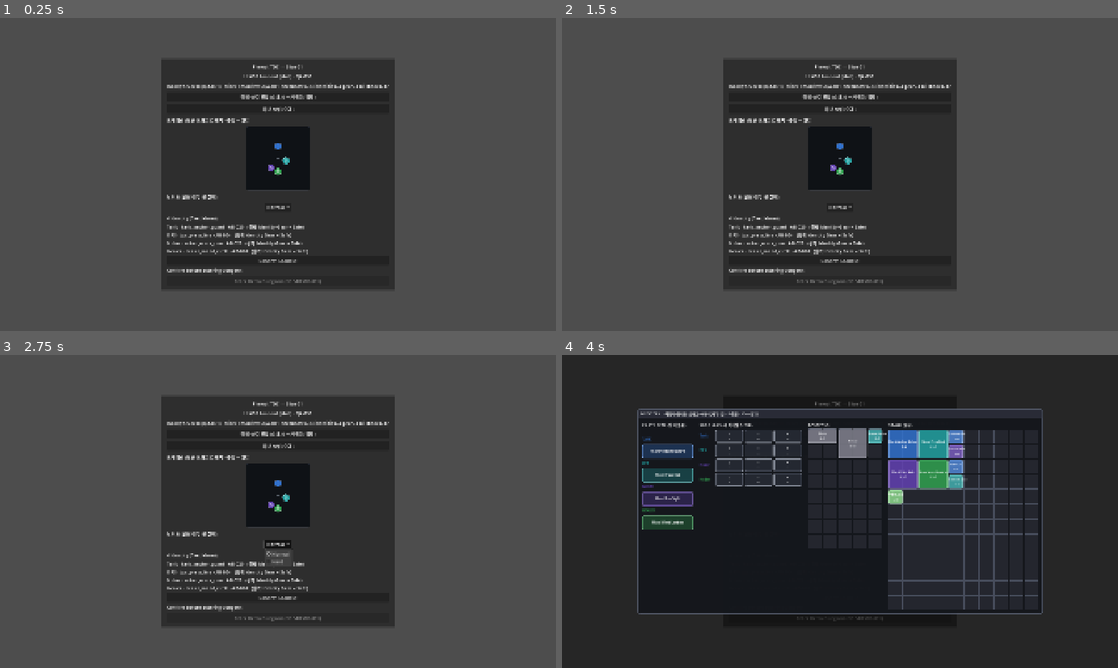
Above: before the commit, frames 1-4 (two rows, left to right).
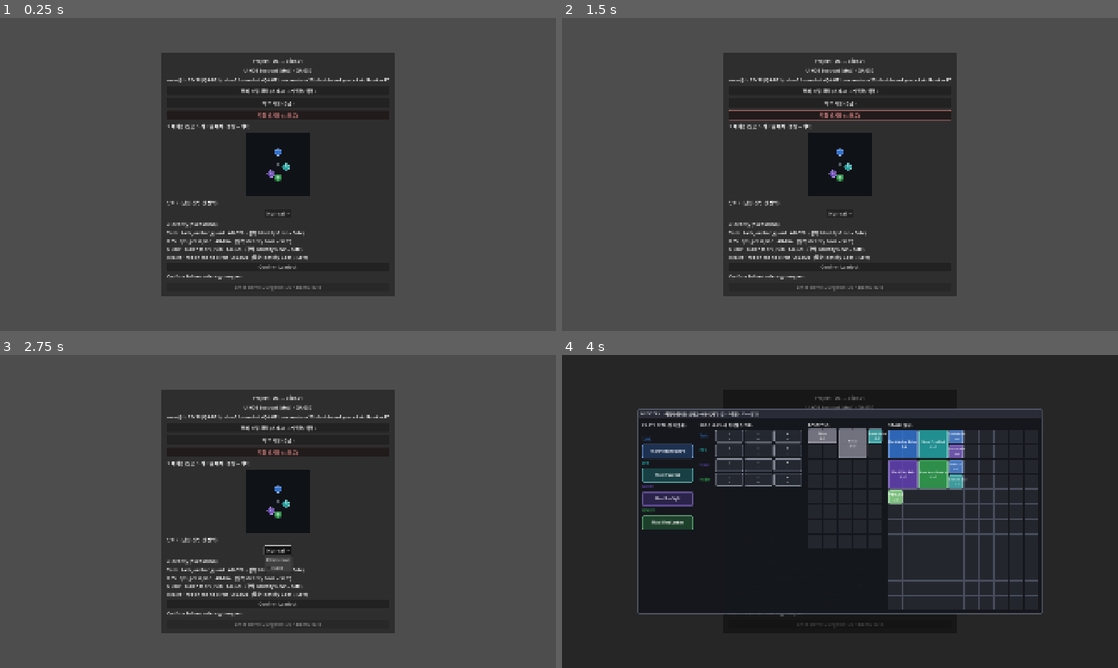
Above: after the commit, the same moments.

Repository: haepari1019/project_tdc_game
Game: Godot game, scene res://scenes/main.tscn
Same seed, same stepped clock (60 frames per second), same inputs: the game is played once before the commit and once after it.
Inputs (mouse positions are in pixels of both pictures, inside the frame that each line leads up to):
- Up to frame 1 (0.25 s): no input
- Up to frame 2 (1.5 s): click (840, 115) at 0.5 s, where only the run after the commit has a clickable "저장 초기화 (시드로)"; click (817, 187) at 1.25 s, where only the run after the commit has a clickable "취소"
- Up to frame 3 (2.75 s): click "Normal" at 2 s
- Up to frame 4 (4 s): click "Normal" at 2.75 s; click "장비·스킬 편집 (스태시 → 캐릭터/백팩)" at 3.5 s

The runs differ from the first frame. In frame 1, 5.9% of the frame differs, in the area x 29-71%, y 11-89%; in frame 2, 6.2%; in frame 3, 6.0%; in frame 4, 0.2%.

Commit message:
feat: 허브 저장 초기화 버튼 (스태시·백팩·허브메타 → 데모 시드)
테스트/디버그용 "저장 초기화 (시드로)" 버튼 — 확인 다이얼로그로 보호(파괴적). 오토로드가
인메모리 캐시라 파일 삭제만으론 부족 → 각 도메인 시드 리셋 + 허브 씬 리로드.
- SaveProfile.wipe(): save.json 삭제 + _data 클리어.
- Stash/Backpack/HubProfile.reset_to_seed(): 필드 초기화 + 시드 재생성 + 재저장.
- main: 버튼(빨간 modulate 경고) + ConfirmationDialog + _reset_save(wipe→reset×3→reload_current_scene).
라운드트립 검증: 리셋 후 stash=시드4·backpack.loose=4·armory tier0, save.json 전 섹션 재생성.
ci_smoke PASS.

Co-Authored-By: Claude Opus 4.8 <noreply@anthropic.com>

Diff:
--- a/scripts/autoload/backpack.gd
+++ b/scripts/autoload/backpack.gd
@@ -46,6 +46,15 @@
 		{"id": "con_revive_scroll", "kind": "consumable", "consumable_id": "con_revive_scroll", "count": 3, "w": 1, "h": 1},
 	]
 	equipped = {}
+
+
+## 테스트/디버그 — 캐리(낱개 + 장착)를 데모 시드로 초기화.
+func reset_to_seed() -> void:
+	loose = []
+	equipped = {}
+	_seeded = false
+	_seed()
+	save()
 
 
 # --- loose carry API ---------------------------------------------------------
--- a/scripts/autoload/hub_profile.gd
+++ b/scripts/autoload/hub_profile.gd
@@ -58,6 +58,19 @@
 	hub_haul_vault = d.get("hub_haul_vault", {})
 	quest_completed = d.get("quest_completed", {})
 	enc_cleared = d.get("enc_cleared", {})
+
+
+## 테스트/디버그 — 허브 메타(시설 Tier/vault/퀘스트/ENC clear)를 초기 상태로 초기화.
+func reset_to_seed() -> void:
+	facilities = {}
+	hub_haul_vault = {}
+	quest_completed = {}
+	enc_cleared = {}
+	for f in FACILITY_IDS:
+		facilities[f] = 0
+	vault_changed.emit()
+	facilities_changed.emit()
+	save_profile()
 
 
 ## 런에서 ENC(분대) 클리어 기록 (B4 런 이벤트 퀘스트 판정용). squad_cleared → dungeon_run → 여기.
--- a/scripts/autoload/save_profile.gd
+++ b/scripts/autoload/save_profile.gd
@@ -53,6 +53,14 @@
 	f.close()
 
 
+## 저장 전체 초기화 (테스트/디버그) — 파일 삭제 + 인메모리 클리어. 호출 직후 도메인 오토로드가
+## reset_to_seed()로 각 섹션을 시드 재저장한다(이 노드는 파일/_data만 비운다).
+func wipe() -> void:
+	_data = {}
+	if FileAccess.file_exists(SAVE_PATH):
+		DirAccess.remove_absolute(SAVE_PATH)
+
+
 ## One-time import of the legacy per-domain files into the unified store (preserve existing
 ## progress on upgrade). The old files keep their exact section shape, so it's a direct fold-in.
 func _migrate_legacy() -> void:
--- a/scripts/autoload/stash.gd
+++ b/scripts/autoload/stash.gd
@@ -53,6 +53,16 @@
 	consumables = {"con_revive_scroll": 8}
 
 
+## 테스트/디버그 — 스태시를 데모 시드로 초기화.
+func reset_to_seed() -> void:
+	gear = []
+	skillbooks = []
+	consumables = {}
+	_seeded = false
+	_seed()
+	save_stash()
+
+
 ## Remove one consumable from the stash (taken into the run). Returns true if available.
 func take_consumable(cid: String, amount: int = 1) -> bool:
 	var have := int(consumables.get(cid, 0))
--- a/scripts/main.gd
+++ b/scripts/main.gd
@@ -76,6 +76,13 @@
 	facilities_btn.pressed.connect(facilities_panel.open_panel)
 	$Panel/Margin/VBox.add_child(facilities_btn)
 	$Panel/Margin/VBox.move_child(facilities_btn, _loadout.get_index())
+	# 저장 초기화 (테스트/디버그) — 스태시·백팩·허브 메타를 데모 시드로. 확인 다이얼로그로 보호.
+	var reset_btn := Button.new()
+	reset_btn.text = "저장 초기화 (시드로)"
+	reset_btn.modulate = Color(1.0, 0.6, 0.6)   # 파괴적 동작 — 시각 경고
+	reset_btn.pressed.connect(_confirm_reset_save)
+	$Panel/Margin/VBox.add_child(reset_btn)
+	$Panel/Margin/VBox.move_child(reset_btn, _loadout.get_index())
 	_build_formation_editor()
 	_build_difficulty_selector()
 
@@ -220,3 +227,28 @@
 				consumables[cid] = int(consumables.get(cid, 0)) + int(it.get("count", 1))
 	_stash.apply_dict({"gear": _stash.gear, "skillbooks": skillbooks, "consumables": consumables})
 	_stash.save_stash()
+
+
+## 저장 초기화 — 파괴적이라 확인 후 진행. (테스트/디버그)
+func _confirm_reset_save() -> void:
+	var dlg := ConfirmationDialog.new()
+	dlg.title = "저장 초기화"
+	dlg.dialog_text = "저장 데이터를 전부 초기화합니다.\n스태시·백팩·허브 메타(시설/창고/퀘스트) → 데모 시드.\n되돌릴 수 없습니다. 진행할까요?"
+	dlg.ok_button_text = "초기화"
+	dlg.cancel_button_text = "취소"
+	add_child(dlg)
+	dlg.confirmed.connect(_reset_save)
+	dlg.canceled.connect(dlg.queue_free)
+	dlg.popup_centered()
+
+
+## SaveProfile 파일 비우기 + 각 도메인 오토로드 시드 리셋 + 허브 씬 리로드(UI 재구성).
+func _reset_save() -> void:
+	var sp := get_node_or_null("/root/SaveProfile")
+	if sp != null and sp.has_method("wipe"):
+		sp.wipe()
+	for path in ["/root/Stash", "/root/Backpack", "/root/HubProfile"]:
+		var n := get_node_or_null(path)
+		if n != null and n.has_method("reset_to_seed"):
+			n.reset_to_seed()
+	get_tree().reload_current_scene()   # 허브 재구성 — 리셋된 오토로드에서 새로 빌드
Not shown, added: tools/reset_check.gd.uid
